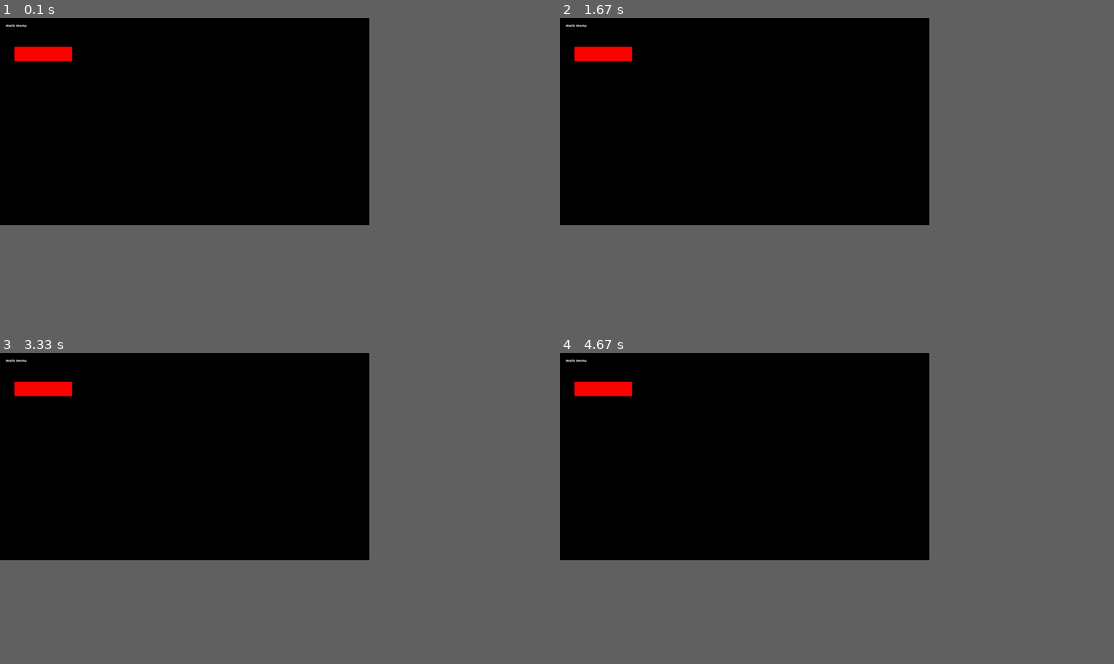
Above: before the commit, frames 1-4 (two rows, left to right).
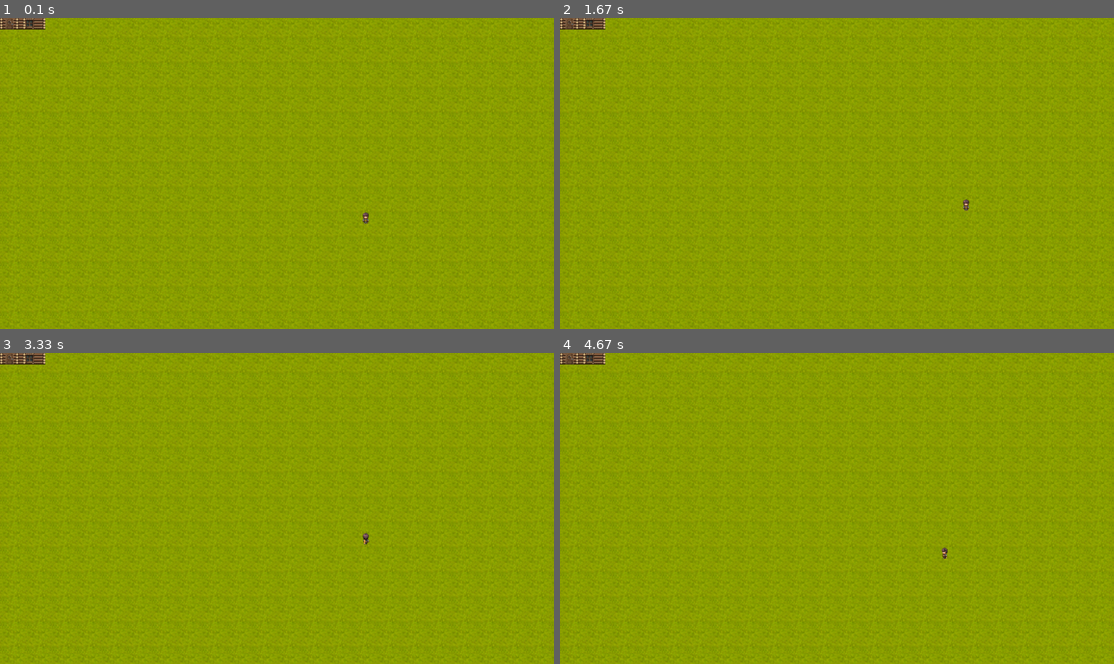
Above: after the commit, the same moments.

Repository: mansurgh/-old-YANDEX_LYCEUM_pygame_project
Game: pygame game, started from game.py
Two runs of this game, one before a commit and one after it. Both use one fixed random seed, a clock stepped at 60 frames per second and the inputs below.
Inputs:
- Up to frame 1 (0.1 s): no input
- Up to frame 2 (1.67 s): hold Right 0.33-0.8 s; hold Up 0.83-1.13 s; hold Right 1.17-1.63 s
- Up to frame 3 (3.33 s): hold Left 1.67-2.2 s; hold Down 2.23-2.53 s; hold Left 2.57-2.97 s; hold Up from 3 s (still down)
- Up to frame 4 (4.67 s): release Up at 3.37 s; hold Right 3.4-4.03 s; hold Down 4.07-4.43 s; hold Left from 4.47 s (still down)
In our replay, the window is 600x337 before the commit and 900x506 after it. These sizes can differ from the game's own. Grey fills any space a smaller window leaves; there, only what the larger window draws over its background counts as a difference.

The runs differ from the first frame. In frame 1, 44% of the frame differs, in the area x 0-99%, y 0-99%; in frame 2, 44%; in frame 3, 44%; in frame 4, 44%.

Commit message:
Седьмой коммит: Добавлен переход на следующий уровень!

Diff:
--- a/game.py
+++ b/game.py
@@ -2,7 +2,7 @@
 import sys
 
 pygame.init()
-win = pygame.display.set_mode((1280, 720))
+win = pygame.display.set_mode((0, 0), pygame.FULLSCREEN)
 
 pygame.display.set_caption('Рыцарь')
 pygame.display.set_icon(pygame.image.load("textures/icon.bmp"))
@@ -102,30 +102,76 @@
         clock.tick(30)
 
 
-run = True
-while run:
-    clock.tick(30)
+def lvl1():
+    global x, y, right, left, up, down, animCount, background
+    background = pygame.image.load('textures/first_karta.png')
+    run = True
+    while run:
+        clock.tick(30)
 
-    for event in pygame.event.get():
-        if event.type == pygame.QUIT:
-            run = False
+        for event in pygame.event.get():
+            if event.type == pygame.QUIT:
+                run = False
 
-    keys = pygame.key.get_pressed()
-    if keys[pygame.K_LEFT] and x > 5:
-        x -= speed
-        right, left, up, down = False, True, False, False
-    elif keys[pygame.K_RIGHT] and x < 1280 - width - 5:
-        x += speed
-        right, left, up, down = True, False, False, False
-    elif keys[pygame.K_UP] and y > 5:
-        y -= speed
-        right, left, up, down = False, False, True, False
-    elif keys[pygame.K_DOWN] and y < 720 - height - 5:
-        y += speed
-        right, left, up, down = False, False, False, True
-    else:
-        right, left, up, down, animCount = False, False, False, False, 0
+        keys = pygame.key.get_pressed()
+        if keys[pygame.K_ESCAPE]:
+            pygame.quit()
+            sys.exit()
+        if keys[pygame.K_LEFT] and x > 10:
+            x -= speed
+            right, left, up, down = False, True, False, False
+        elif keys[pygame.K_RIGHT] and x < 1590 - width - 5:
+            x += speed
+            right, left, up, down = True, False, False, False
+        elif keys[pygame.K_UP] and y > 5:
+            y -= speed
+            right, left, up, down = False, False, True, False
+        elif keys[pygame.K_DOWN] and y < 900 - height - 5:
+            y += speed
+            right, left, up, down = False, False, False, True
+        else:
+            right, left, up, down, animCount = False, False, False, False, 0
 
-    main_menu()
+        # main_menu()
+        drawingWindow()
+        if x == 15 and y == 5:
+            print('yes')
+            lvl2()
 
+
+def lvl2():
+    global x, y, right, left, up, down, animCount, background
+    background = pygame.image.load('textures/karta2.png')
+    run = True
+    while run:
+        clock.tick(30)
+
+        for event in pygame.event.get():
+            if event.type == pygame.QUIT:
+                run = False
+
+        keys = pygame.key.get_pressed()
+        if keys[pygame.K_ESCAPE]:
+            pygame.quit()
+            sys.exit()
+        if keys[pygame.K_LEFT] and x > 10:
+            x -= speed
+            right, left, up, down = False, True, False, False
+        elif keys[pygame.K_RIGHT] and x < 1590 - width - 5:
+            x += speed
+            right, left, up, down = True, False, False, False
+        elif keys[pygame.K_UP] and y > 5:
+            y -= speed
+            right, left, up, down = False, False, True, False
+        elif keys[pygame.K_DOWN] and y < 900 - height - 5:
+            y += speed
+            right, left, up, down = False, False, False, True
+        else:
+            right, left, up, down, animCount = False, False, False, False, 0
+
+        # main_menu()
+        drawingWindow()
+
+
+lvl1()
 pygame.quit()
--- a/game1.py
+++ b/game1.py
@@ -192,6 +192,7 @@
         pygame.display.update()
         clock.tick(30)
 
+
 def player_walking():
     global right, left, up, down, animCount
     if keys[pygame.K_RIGHT]:
--- /dev/null
+++ b/textures/level1.txt
@@ -0,0 +1,5 @@
+g=r0g=r0
+l#l0l#l0
+l0l0l0l0
+@0d=x===============#
+#0#####0
Binary file added: textures/1-door-1.png
Binary file added: textures/1-door-2.png
Binary file added: textures/1-door-3.png
Binary file added: textures/1-door-4.png
Binary file added: textures/1-grass-1.png
Binary file added: textures/Objects/block.png
Binary file added: textures/Objects/nothing.png
Binary file added: textures/Objects/road=.png
Binary file added: textures/Objects/road].png
Binary file added: textures/Objects/road_all.png
Binary file added: textures/Objects/road_left.png
Binary file added: textures/Objects/road_left_down.png
(and 17 more such lines)
